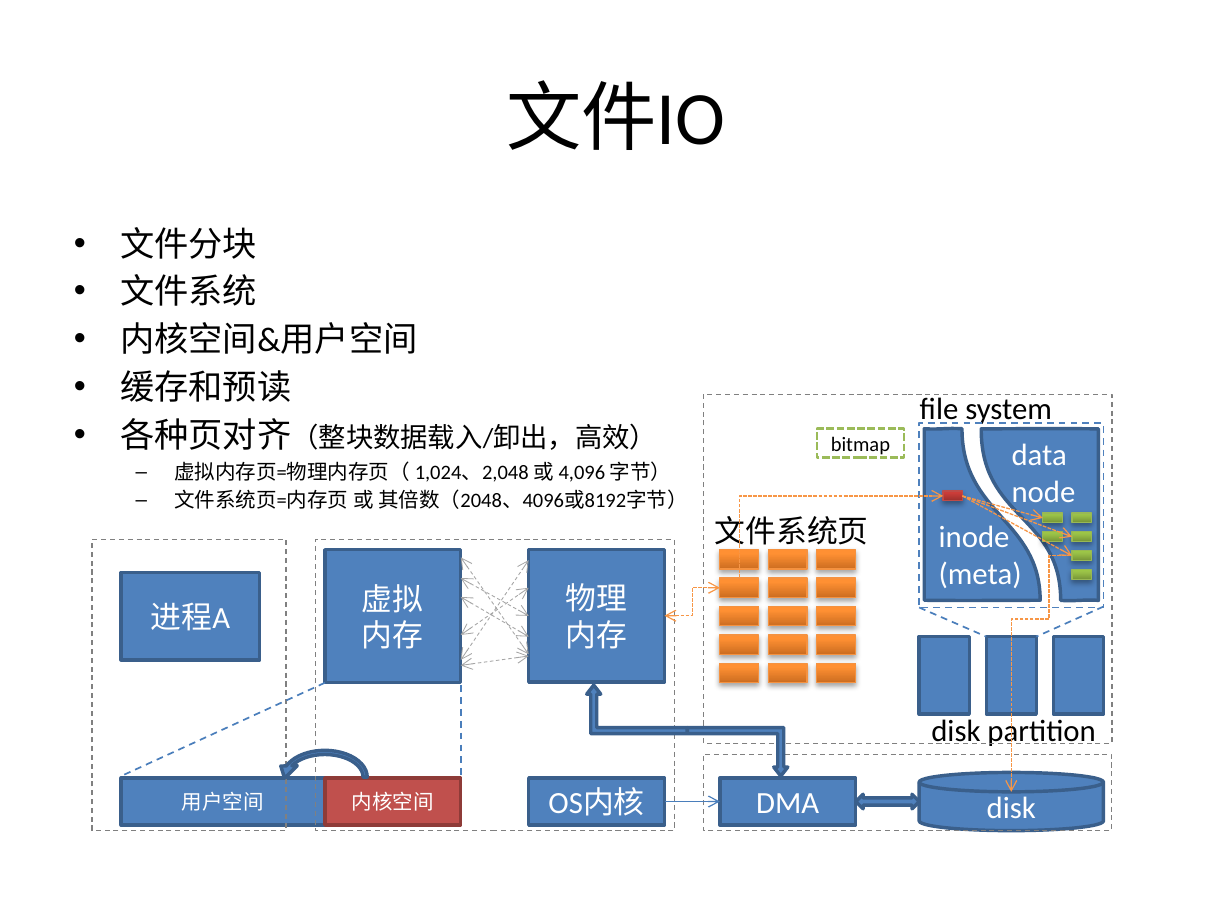
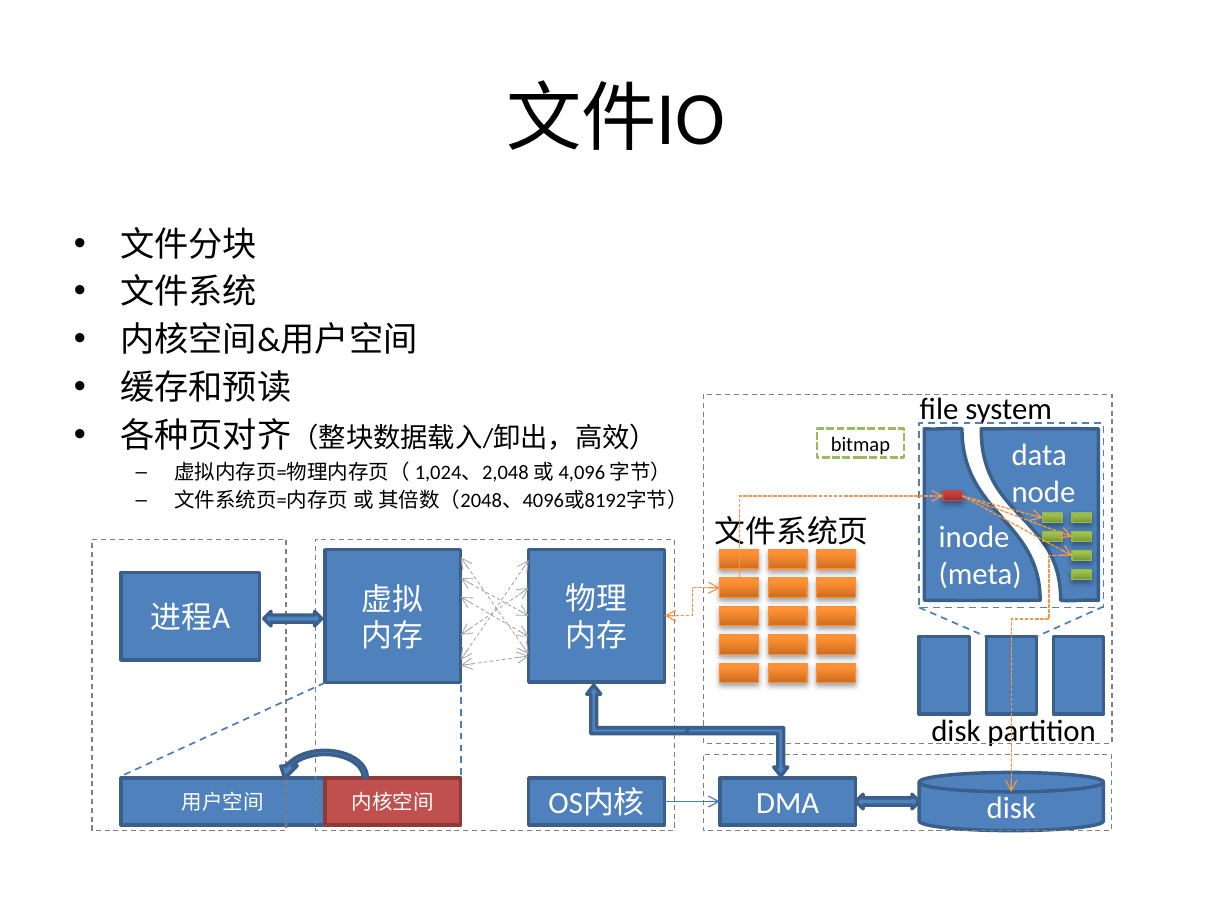
Before and after one commit to guhanjie/Knowledge-sharing, a slide deck: slide 32 of 扒一扒Java IO那些事儿.pptx (slide 34 before the commit). Drawn at 1232x924 pixels with LibreOffice and Linux fonts; fonts in the diff are those of the drawing. Boxes give left, top, right and bottom in pixels: in the first picture for what was removed or moved away, otherwise in the second. Text is boxed around its words. In the diff, an @@ line names an element or a change of style, - is before the commit and + after.

```diff
--- a/扒一扒Java IO那些事儿.pptx
+++ b/扒一扒Java IO那些事儿.pptx
@@ left right arrow added at box(264, 611, 322, 626), fill #4F81BD, outline #3A5F8C 2 pt @@
```
Also in this commit, not shown: 7 other slides changed, 3 slides removed.
